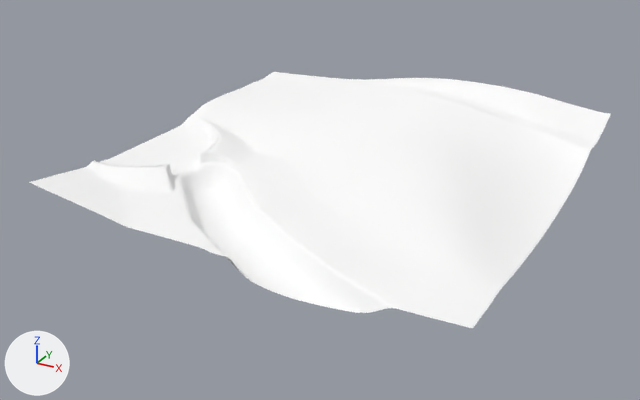
An edit to the glTF model games/yorimichi/assets/belmonte/meshes/SM_BM_BT_Terrain_2_2.glb, drawn before and after from the same camera.
One viewpoint serves both versions: a camera (50 mm lens) standing at (-157.0, -405.0, 186.0) and looking at (-393.0, 24.0, -29.0). Lighting does not change. The marker at lower left points along +X, +Y and +Z. The first picture is the older version.

Names of what the first picture shows: 'SM_BM_BT_Terrain_2_2'.
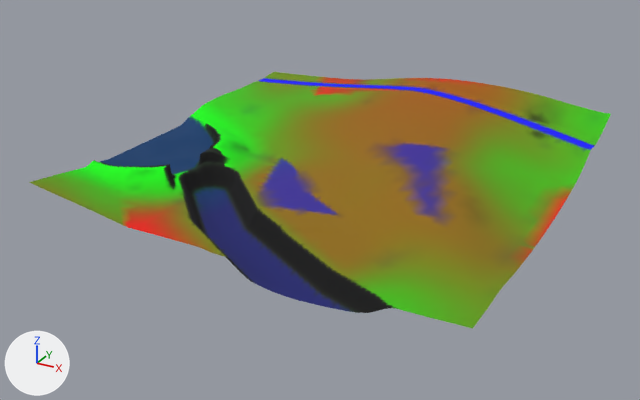
Where the change shows, as pixel boxes [x1, y1, x2, y2] in the pictures (640 x 400 px):
part 1 of me_sm_bt_terrain_2_2, recoloured: [103, 125, 392, 313] in both
part 2 of me_sm_bt_terrain_2_2, recoloured (darker): [30, 72, 588, 299] in both
part 3 of me_sm_bt_terrain_2_2, recoloured: [259, 78, 595, 212] in both
part 4 of me_sm_bt_terrain_2_2, recoloured (white to brown): [121, 78, 569, 263] in both
part 5 of me_sm_bt_terrain_2_2, recoloured: [100, 111, 551, 312] in both
part 6 of me_sm_bt_terrain_2_2, recoloured (white to green): [41, 72, 611, 329] in both

The change in detail:
me_sm_bt_terrain_2_2 has 5538 vertices, 10894 faces and spans x -512.0..-256.0, y -88.0..168.0, z -27.0..14.0.
me_sm_bt_terrain_2_2 is used by ob_sm_bm_bt_terrain_2_2; location (0.0, 0.0, 0.0).
me_sm_bt_terrain_2_2 part 1: 3678 faces centred in x -506.0..-295.0, y -88.0..48.0, z -25.0..-4.0 are repainted in the vertex colours; the middle colour goes from white #ffffff to black #000000.
me_sm_bt_terrain_2_2 part 2: 1859 faces centred in x -512.0..-258.0, y -88.0..166.0, z -19.0..13.0 are repainted in the vertex colours; the middle colour goes from white #ffffff to dark yellow #7b7400.
me_sm_bt_terrain_2_2 part 3: 968 faces centred in x -512.0..-257.0, y -22.0..155.0, z -13.0..9.0 are repainted in the vertex colours; the middle colour goes from white #ffffff to blue #0101fd.
me_sm_bt_terrain_2_2 part 4: 960 faces centred in x -467.0..-259.0, y -88.0..166.0, z -19.0..14.0 are repainted in the vertex colours; the middle colour goes from white #ffffff to brown #a05d00.
me_sm_bt_terrain_2_2 part 5: 1671 faces centred in x -512.0..-286.0, y -88.0..148.0, z -27.0..5.0 are repainted in the vertex colours; the middle colour goes from white #ffffff to dark cyan #172d31.
me_sm_bt_terrain_2_2 part 6: 1758 faces centred in x -512.0..-257.0, y -88.0..167.0, z -17.0..10.0 are repainted in the vertex colours; the middle colour goes from white #ffffff to green #2bc400.
